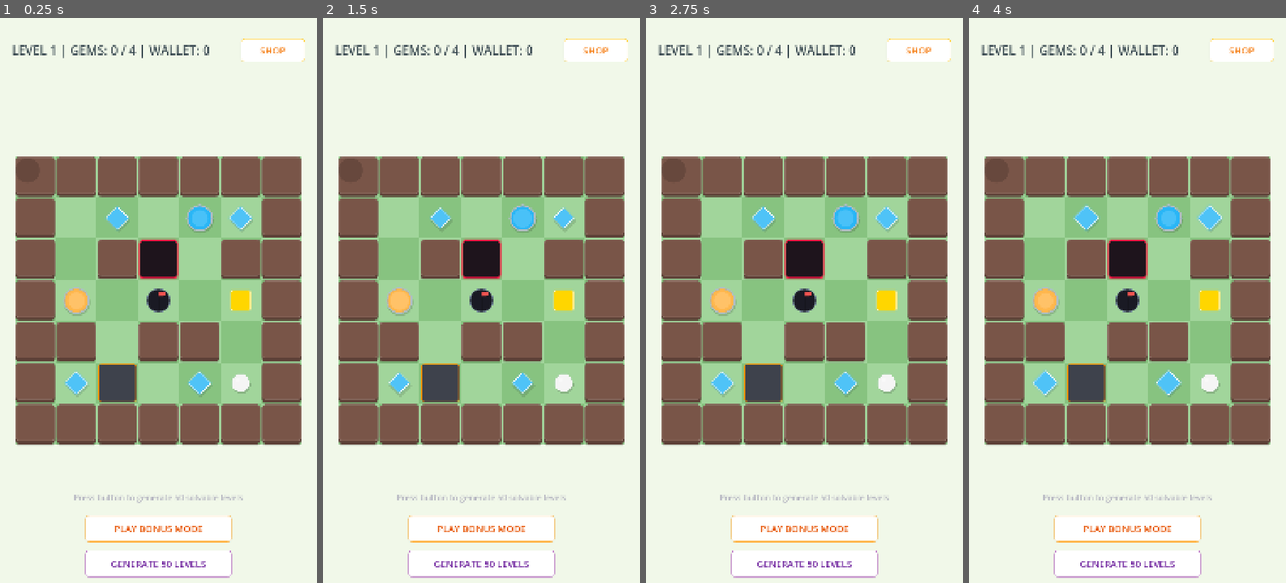
Above: before the commit, frames 1-4 (left to right).
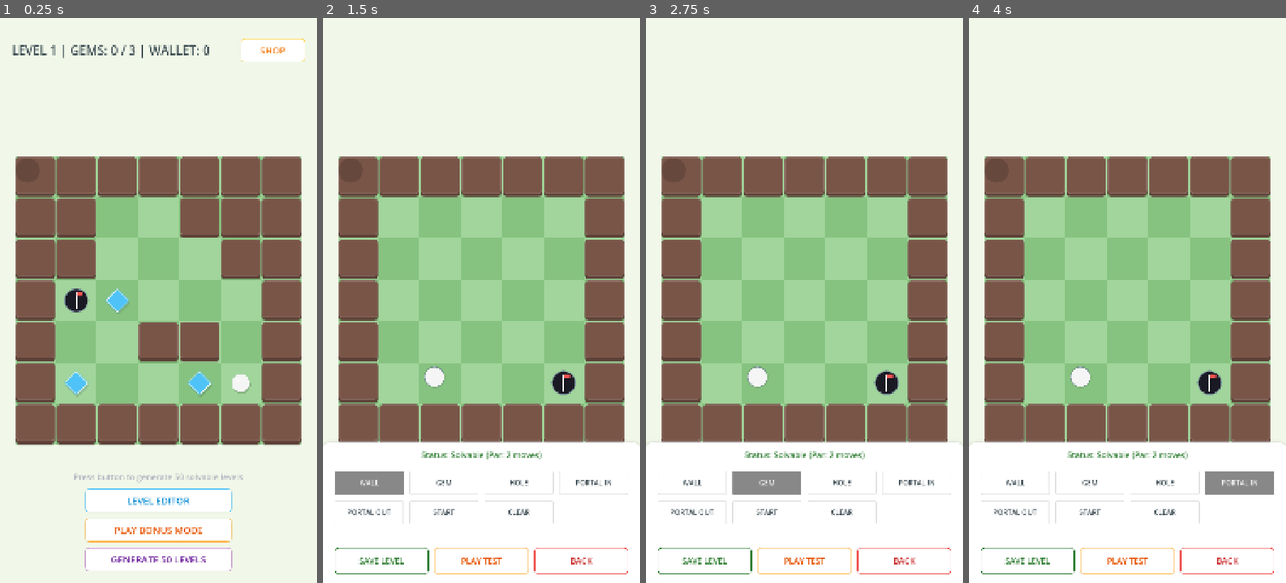
Above: after the commit, the same moments.

Repository: gkesebir/slidegolf
Game: Godot game, scene res://scenes/Main.tscn
Two runs of this game, one before a commit and one after it. Both use one fixed random seed, a clock stepped at 60 frames per second and the inputs below.
Inputs (mouse positions are in pixels of both pictures, inside the frame that each line leads up to):
- Up to frame 1 (0.25 s): no input
- Up to frame 2 (1.5 s): click (481, 498) at 0.5 s, where only the run after the commit has a clickable "LEVEL EDITOR"; click (370, 481) at 1.25 s, where only the run after the commit has a clickable "WALL"
- Up to frame 3 (2.75 s): click (766, 481) at 2 s, where only the run after the commit has a clickable "GEM"
- Up to frame 4 (4 s): click (1165, 481) at 2.75 s, where only the run after the commit has a clickable "HOLE"; click (1238, 481) at 3.5 s, where only the run after the commit has a clickable "PORTAL IN"

The runs differ from the first frame. In frame 1, 10% of the frame differs, in the area x 17-83%, y 4-100%; in frame 2, 13%; in frame 3, 13%; in frame 4, 13%, in the area x 3-97%, y 3-100%.

Commit message:
feat: implement visual in-game level editor

Diff:
--- /dev/null
+++ b/scenes/LevelEditor.tscn
@@ -0,0 +1,151 @@
+[gd_scene load_steps=3 format=3]
+
+[ext_resource type="Script" path="res://scripts/LevelEditor.gd" id="1_editor"]
+[ext_resource type="Script" path="res://scripts/GridManager.gd" id="2_grid"]
+
+[node name="LevelEditor" type="Control" node_paths=PackedStringArray("grid_manager", "status_label", "tool_buttons", "save_button", "play_test_button", "back_button")]
+layout_mode = 3
+anchors_preset = 15
+anchor_right = 1.0
+anchor_bottom = 1.0
+grow_horizontal = 2
+grow_vertical = 2
+script = ExtResource("1_editor")
+grid_manager = NodePath("GridManager")
+status_label = NodePath("UI/BottomBar/StatusLabel")
+tool_buttons = [NodePath("UI/BottomBar/PaletteContainer/WallButton"), NodePath("UI/BottomBar/PaletteContainer/GemButton"), NodePath("UI/BottomBar/PaletteContainer/HoleButton"), NodePath("UI/BottomBar/PaletteContainer/PortalInButton"), NodePath("UI/BottomBar/PaletteContainer/PortalOutButton"), NodePath("UI/BottomBar/PaletteContainer/StartButton"), NodePath("UI/BottomBar/PaletteContainer/GrassButton")]
+save_button = NodePath("UI/BottomBar/ActionsContainer/SaveButton")
+play_test_button = NodePath("UI/BottomBar/ActionsContainer/PlayTestButton")
+back_button = NodePath("UI/BottomBar/ActionsContainer/BackButton")
+
+[node name="Background" type="ColorRect" parent="."]
+layout_mode = 1
+anchors_preset = 15
+anchor_right = 1.0
+anchor_bottom = 1.0
+grow_horizontal = 2
+grow_vertical = 2
+color = Color(0.945098, 0.972549, 0.913725, 1)
+
+[node name="GridManager" type="Node2D" parent="."]
+script = ExtResource("2_grid")
+
+[node name="UI" type="CanvasLayer" parent="."]
+
+[node name="BottomBar" type="Panel" parent="UI"]
+anchors_preset = 12
+anchor_top = 1.0
+anchor_right = 1.0
+anchor_bottom = 1.0
+offset_top = -480.0
+grow_horizontal = 2
+grow_vertical = 0
+
+[node name="StatusLabel" type="Label" parent="UI/BottomBar"]
+layout_mode = 1
+anchors_preset = 10
+anchor_right = 1.0
+offset_top = 20.0
+offset_bottom = 70.0
+grow_horizontal = 2
+theme_override_font_sizes/font_size = 28
+text = "Status: Solvable (Par: 5 moves)"
+horizontal_alignment = 1
+vertical_alignment = 1
+
+[node name="PaletteContainer" type="GridContainer" parent="UI/BottomBar"]
+layout_mode = 1
+anchors_preset = 14
+anchor_top = 0.5
+anchor_right = 1.0
+anchor_bottom = 0.5
+offset_left = 40.0
+offset_top = -140.0
+offset_right = -40.0
+offset_bottom = 40.0
+grow_horizontal = 2
+grow_vertical = 2
+theme_override_constants/h_separation = 20
+theme_override_constants/v_separation = 20
+columns = 4
+
+[node name="WallButton" type="Button" parent="UI/BottomBar/PaletteContainer"]
+layout_mode = 2
+size_flags_horizontal = 3
+size_flags_vertical = 3
+theme_override_font_sizes/font_size = 24
+text = "WALL"
+
+[node name="GemButton" type="Button" parent="UI/BottomBar/PaletteContainer"]
+layout_mode = 2
+size_flags_horizontal = 3
+size_flags_vertical = 3
+theme_override_font_sizes/font_size = 24
+text = "GEM"
+
+[node name="HoleButton" type="Button" parent="UI/BottomBar/PaletteContainer"]
+layout_mode = 2
+size_flags_horizontal = 3
+size_flags_vertical = 3
+theme_override_font_sizes/font_size = 24
+text = "HOLE"
+
+[node name="PortalInButton" type="Button" parent="UI/BottomBar/PaletteContainer"]
+layout_mode = 2
+size_flags_horizontal = 3
+size_flags_vertical = 3
+theme_override_font_sizes/font_size = 24
+text = "PORTAL IN"
+
+[node name="PortalOutButton" type="Button" parent="UI/BottomBar/PaletteContainer"]
+layout_mode = 2
+size_flags_horizontal = 3
+size_flags_vertical = 3
+theme_override_font_sizes/font_size = 24
+text = "PORTAL OUT"
+
+[node name="StartButton" type="Button" parent="UI/BottomBar/PaletteContainer"]
+layout_mode = 2
+size_flags_horizontal = 3
+size_flags_vertical = 3
+theme_override_font_sizes/font_size = 24
+text = "START"
+
+[node name="GrassButton" type="Button" parent="UI/BottomBar/PaletteContainer"]
+layout_mode = 2
+size_flags_horizontal = 3
+size_flags_vertical = 3
+theme_override_font_sizes/font_size = 24
+text = "CLEAR"
+
+[node name="ActionsContainer" type="HBoxContainer" parent="UI/BottomBar"]
+layout_mode = 1
+anchors_preset = 12
+anchor_top = 1.0
+anchor_right = 1.0
+anchor_bottom = 1.0
+offset_left = 40.0
+offset_top = -120.0
+offset_right = -40.0
+offset_bottom = -30.0
+grow_horizontal = 2
+grow_vertical = 0
+theme_override_constants/separation = 20
+
+[node name="SaveButton" type="Button" parent="UI/BottomBar/ActionsContainer"]
+layout_mode = 2
+size_flags_horizontal = 3
+theme_override_font_sizes/font_size = 28
+text = "SAVE LEVEL"
+
+[node name="PlayTestButton" type="Button" parent="UI/BottomBar/ActionsContainer"]
+layout_mode = 2
+size_flags_horizontal = 3
+theme_override_font_sizes/font_size = 28
+text = "PLAY TEST"
+
+[node name="BackButton" type="Button" parent="UI/BottomBar/ActionsContainer"]
+layout_mode = 2
+size_flags_horizontal = 3
+theme_override_font_sizes/font_size = 28
+text = "BACK"
--- a/scenes/Main.tscn
+++ b/scenes/Main.tscn
@@ -17,7 +17,7 @@
 [node name="Ball" type="Node2D" parent="."]
 script = ExtResource("3_ball")
 
-[node name="GameManager" type="Node" parent="." node_paths=P …(103 unchanged characters)… atus_label", "generate_levels_button", "timer_label", "play_bonus_mode_button",  …(91 unchanged characters)…
+[node name="GameManager" type="Node" parent="." node_paths=P …(103 unchanged characters)… atus_label", "generate_levels_button", "editor_button", "timer_label", "play_bonus_mode_button",  …(91 unchanged characters)…
 script = ExtResource("1_gm")
 grid_manager = NodePath("../GridManager")
 ball = NodePath("../Ball")
@@ -26,6 +26,7 @@
 restart_button = NodePath("../UI/VictoryScreen/Panel/RestartButton")
 debug_status_label = NodePath("../UI/DebugPanel/DebugStatusLabel")
 generate_levels_button = NodePath("../UI/DebugPanel/GenerateButton")
+editor_button = NodePath("../UI/DebugPanel/EditorButton")
 timer_label = NodePath("../UI/TopBar/TimerLabel")
 play_bonus_mode_button = NodePath("../UI/DebugPanel/PlayBonusButton")
 shop_button = NodePath("../UI/TopBar/ShopButton")
@@ -487,9 +488,9 @@
 anchor_right = 0.5
 anchor_bottom = 1.0
 offset_left = -450.0
-offset_top = -320.0
+offset_top = -380.0
 offset_right = 450.0
-offset_bottom = -260.0
+offset_bottom = -340.0
 grow_horizontal = 2
 grow_vertical = 0
 theme_override_colors/font_color = Color(0.7, 0.7, 0.75, 1)
@@ -498,6 +499,22 @@
 horizontal_alignment = 1
 vertical_alignment = 1
 
+[node name="EditorButton" type="Button" parent="UI/DebugPanel"]
+layout_mode = 1
+anchors_preset = 7
+anchor_left = 0.5
+anchor_top = 1.0
+anchor_right = 0.5
+anchor_bottom = 1.0
+offset_left = -250.0
+offset_top = -320.0
+offset_right = 250.0
+offset_bottom = -240.0
+grow_horizontal = 2
+grow_vertical = 0
+theme_override_font_sizes/font_size = 32
+text = "LEVEL EDITOR"
+
 [node name="PlayBonusButton" type="Button" parent="UI/DebugPanel"]
 layout_mode = 1
 anchors_preset = 7
@@ -506,7 +523,7 @@
 anchor_right = 0.5
 anchor_bottom = 1.0
 offset_left = -250.0
-offset_top = -230.0
+offset_top = -220.0
 offset_right = 250.0
 offset_bottom = -140.0
 grow_horizontal = 2
@@ -522,9 +539,9 @@
 anchor_right = 0.5
 anchor_bottom = 1.0
 offset_left = -250.0
-offset_top = -110.0
+offset_top = -120.0
 offset_right = 250.0
-offset_bottom = -20.0
+offset_bottom = -40.0
 grow_horizontal = 2
 grow_vertical = 0
 theme_override_font_sizes/font_size = 32
--- a/scripts/GameManager.gd
+++ b/scripts/GameManager.gd
@@ -14,6 +14,7 @@
 # Debug UI Nodes
 @export var debug_status_label: Label
 @export var generate_levels_button: Button
+@export var editor_button: Button
 
 # Phase 3 UI Nodes
 @export var timer_label: Label
@@ -62,6 +63,9 @@
 	if generate_levels_button:
 		generate_levels_button.pressed.connect(_on_generate_levels_pressed)
 
+	if editor_button:
+		editor_button.pressed.connect(_on_editor_button_pressed)
+
 	if play_bonus_mode_button:
 		play_bonus_mode_button.pressed.connect(_on_play_bonus_mode_pressed)
 
@@ -113,6 +117,12 @@
 	if shop_screen:
 		shop_screen.hide()
 
+	if not SaveManager.playtest_level_data.is_empty():
+		var level_data = SaveManager.playtest_level_data.duplicate()
+		SaveManager.playtest_level_data.clear()
+		load_level_from_dict(level_data)
+		return
+
 	var level1_path = "res://levels/level_1.json"
 	if FileAccess.file_exists(level1_path):
 		load_level_from_json(level1_path)
@@ -170,6 +180,27 @@
 		victory_screen.hide()
 
 	return true
+
+func load_level_from_dict(level_data: Dictionary):
+	current_level_path = ""
+	level_cleared = false
+	current_level_index = -1
+
+	grid_manager.grid = level_data["grid"]
+	grid_manager.grid_width = level_data["grid_size"][0]
+	grid_manager.grid_height = level_data["grid_size"][1]
+
+	grid_manager.reset_grid()
+
+	total_diamonds = count_diamonds_in_grid()
+	diamonds_collected = 0
+	update_ui()
+
+	var start_arr = level_data["player_start"]
+	ball.initialize(Vector2i(start_arr[0], start_arr[1]), grid_manager, self)
+
+	if victory_screen:
+		victory_screen.hide()
 
 func start_bonus_mode():
 	is_bonus_mode = true
@@ -420,6 +451,9 @@
 func _on_generate_levels_pressed():
 	generate_and_save_50_levels()
 
+func _on_editor_button_pressed():
+	get_tree().change_scene_to_file("res://scenes/LevelEditor.tscn")
+
 func generate_and_save_50_levels():
 	if generate_levels_button:
 		generate_levels_button.disabled = true
@@ -570,6 +604,38 @@
 		generate_levels_button.add_theme_color_override("font_hover_color", Color("4a148c"))
 		generate_levels_button.add_theme_color_override("font_pressed_color", Color("4a148c"))
 
+	# 3b. Editor Button
+	if editor_button:
+		var btn_normal = StyleBoxFlat.new()
+		btn_normal.bg_color = Color("ffffff")
+		btn_normal.border_color = Color("4fc3f7") # Pastel Light Blue
+		btn_normal.border_width_left = 2
+		btn_normal.border_width_right = 2
+		btn_normal.border_width_top = 2
+		btn_normal.border_width_bottom = 2
+		btn_normal.corner_radius_top_left = 12
+		btn_normal.corner_radius_top_right = 12
+		btn_normal.corner_radius_bottom_left = 12
+		btn_normal.corner_radius_bottom_right = 12
+		btn_normal.shadow_color = Color(0, 0, 0, 0.05)
+		btn_normal.shadow_size = 2
+
+		var btn_hover = btn_normal.duplicate()
+		btn_hover.bg_color = Color("e1f5fe")
+		btn_hover.shadow_size = 4
+
+		var btn_pressed = btn_normal.duplicate()
+		btn_pressed.bg_color = Color("b3e5fc")
+		btn_pressed.shadow_size = 1
+
+		editor_button.add_theme_stylebox_override("normal", btn_normal)
+		editor_button.add_theme_stylebox_override("hover", btn_hover)
+		editor_button.add_theme_stylebox_override("pressed", btn_pressed)
+
+		editor_button.add_theme_color_override("font_color", Color("0288d1"))
+		editor_button.add_theme_color_override("font_hover_color", Color("01579b"))
+		editor_button.add_theme_color_override("font_pressed_color", Color("01579b"))
+
 	# 4. Play Bonus Mode Button
 	if play_bonus_mode_button:
 		var btn_normal = StyleBoxFlat.new()
--- a/scripts/GridManager.gd
+++ b/scripts/GridManager.gd
@@ -559,15 +559,4 @@
 	button_visuals.clear()
 	is_gate_open = false
 
-	# Reset level layout to default
-	grid = [
-		[1, 1, 1, 1, 1, 1, 1],
-		[1, 0, 2, 0, 4, 2, 1],
-		[1, 0, 1, 7, 0, 1, 1],
-		[1, 5, 0, 3, 0, 6, 1],
-		[1, 1, 0, 1, 1, 0, 1],
-		[1, 2, 8, 0, 2, 0, 1],
-		[1, 1, 1, 1, 1, 1, 1]
-	]
-
 	setup_grid()
--- /dev/null
+++ b/scripts/LevelEditor.gd
@@ -0,0 +1,347 @@
+extends Control
+
+@export var grid_manager: GridManager
+@export var status_label: Label
+@export var tool_buttons: Array[Button] # Buttons in palette: Wall, Gem, Hole, PortalIn, PortalOut, BallStart, Grass
+@export var save_button: Button
+@export var play_test_button: Button
+@export var back_button: Button
+
+var grid_width = 7
+var grid_height = 7
+var player_start = Vector2i(1, 1)
+var active_tool = 1 # Default: Wall
+
+var start_marker: Panel
+
+func _ready():
+	if not grid_manager:
+		grid_manager = $GridManager
+
+	# Initialize default grid (borders are walls, inner empty)
+	var default_grid = []
+	for y in range(grid_height):
+		var row = []
+		for x in range(grid_width):
+			if x == 0 or x == grid_width - 1 or y == 0 or y == grid_height - 1:
+				row.append(1) # Wall border
+			else:
+				row.append(0) # Empty
+		default_grid.append(row)
+
+	# Place initial hole
+	default_grid[5][5] = 3
+
+	grid_manager.grid = default_grid
+	grid_manager.grid_width = grid_width
+	grid_manager.grid_height = grid_height
+	grid_manager.reset_grid()
+
+	# Connect palette buttons
+	# Array indices mapping:
+	# 0 = Wall, 1 = Gem, 2 = Hole, 3 = PortalIn, 4 = PortalOut, 5 = BallStart, 6 = Grass
+	if tool_buttons.size() >= 7:
+		tool_buttons[0].pressed.connect(func(): _select_tool(1)) # Wall
+		tool_buttons[1].pressed.connect(func(): _select_tool(2)) # Gem
+		tool_buttons[2].pressed.connect(func(): _select_tool(3)) # Hole
+		tool_buttons[3].pressed.connect(func(): _select_tool(4)) # PortalIn
+		tool_buttons[4].pressed.connect(func(): _select_tool(5)) # PortalOut
+		tool_buttons[5].pressed.connect(func(): _select_tool(100)) # BallStart
+		tool_buttons[6].pressed.connect(func(): _select_tool(0)) # Grass/Clear
+
+	if save_button:
+		save_button.pressed.connect(_on_save_pressed)
+	if play_test_button:
+		play_test_button.pressed.connect(_on_play_test_pressed)
+	if back_button:
+		back_button.pressed.connect(_on_back_pressed)
+
+	_select_tool(1) # Select Wall by default
+	update_start_marker()
+	style_editor_ui()
+	validate_and_update_status()
+
+func _input(event):
+	if event is InputEventMouseButton or event is InputEventMouseMotion:
+		# Check if left button is pressed
+		var is_pressed = false
+		if event is InputEventMouseButton:
+			if event.button_index == MOUSE_BUTTON_LEFT:
+				is_pressed = event.pressed
+		elif event is InputEventMouseMotion:
+			is_pressed = (event.button_mask & MOUSE_BUTTON_MASK_LEFT) != 0
+
+		if is_pressed:
+			var local_pos = grid_manager.get_local_mouse_position()
+			var gx = floor(local_pos.x / grid_manager.cell_size)
+			var gy = floor(local_pos.y / grid_manager.cell_size)
+			var grid_pos = Vector2i(gx, gy)
+
+			# Paint if inside grid and not on the wall boundaries
+			if gx > 0 and gx < grid_width - 1 and gy > 0 and gy < grid_height - 1:
+				_paint_cell(grid_pos)
+
+func _paint_cell(grid_pos: Vector2i):
+	var current_grid = grid_manager.grid
+
+	if active_tool == 100:
+		# Change player start position (ensure cell itself is empty type 0)
+		if current_grid[grid_pos.y][grid_pos.x] == 3:
+			return # Cannot spawn player inside the target hole
+		player_start = grid_pos
+		if current_grid[grid_pos.y][grid_pos.x] != 4 and current_grid[grid_pos.y][grid_pos.x] != 5:
+			current_grid[grid_pos.y][grid_pos.x] = 0
+	elif active_tool == 3:
+		# Placing Hole: remove existing hole
+		for y in range(grid_height):
+			for x in range(grid_width):
+				if current_grid[y][x] == 3:
+					current_grid[y][x] = 0
+		current_grid[grid_pos.y][grid_pos.x] = 3
+	elif active_tool == 4:
+		# Placing PortalIn: remove existing PortalIn
+		for y in range(grid_height):
+			for x in range(grid_width):
+				if current_grid[y][x] == 4:
+					current_grid[y][x] = 0
+		current_grid[grid_pos.y][grid_pos.x] = 4
+	elif active_tool == 5:
+		# Placing PortalOut: remove existing PortalOut
+		for y in range(grid_height):
+			for x in range(grid_width):
+				if current_grid[y][x] == 5:
+					current_grid[y][x] = 0
+		current_grid[grid_pos.y][grid_pos.x] = 5
+	else:
+		# Standard type painting (Wall, Gem, Grass)
+		# Enforce player spawn position shouldn't be covered by walls
+		if active_tool == 1 and grid_pos == player_start:
+			return
+		current_grid[grid_pos.y][grid_pos.x] = active_tool
+
+	grid_manager.grid = current_grid
+	grid_manager.reset_grid()
+	update_start_marker()
+	validate_and_update_status()
+
+func _select_tool(tool_id: int):
+	active_tool = tool_id
+
+	# Highlight selected tool button
+	# Mapping tool_id to palette index:
+	# 1->0, 2->1, 3->2, 4->3, 5->4, 100->5, 0->6
+	var active_index = -1
+	match tool_id:
+		1: active_index = 0
+		2: active_index = 1
+		3: active_index = 2
+		4: active_index = 3
+		5: active_index = 4
+		100: active_index = 5
+		0: active_index = 6
+
+	for i in range(tool_buttons.size()):
+		var btn = tool_buttons[i]
+		if not btn:
+			continue
+
+		var style = btn.get_theme_stylebox("normal").duplicate()
+		if i == active_index:
+			# Highlight active
+			style.bg_color = Color("e8f5e9")
+			style.border_color = Color("2e7d32") # Dark green border
+			style.border_width_left = 3
+			style.border_width_right = 3
+			style.border_width_top = 3
+			style.border_width_bottom = 3
+			btn.add_theme_color_override("font_color", Color("2e7d32"))
+		else:
+			style.bg_color = Color("ffffff")
+			style.border_color = Color("e0e0e0")
+			style.border_width_left = 2
+			style.border_width_right = 2
+			style.border_width_top = 2
+			style.border_width_bottom = 2
+			btn.add_theme_color_override("font_color", Color("37474f"))
+		btn.add_theme_stylebox_override("normal", style)
+
+func update_start_marker():
+	if not start_marker:
+		start_marker = Panel.new()
+		start_marker.size = Vector2(grid_manager.cell_size * 0.5, grid_manager.cell_size * 0.5)
+		start_marker.pivot_offset = start_marker.size / 2.0
+		var style = StyleBoxFlat.new()
+		style.bg_color = Color("f5f5f5") # Cream white
+		style.border_color = Color("78909c") # Slate border
+		style.border_width_left = 2
+		style.border_width_right = 2
+		style.border_width_top = 2
+		style.border_width_bottom = 2
+		style.corner_radius_top_left = start_marker.size.x / 2.0
+		style.corner_radius_top_right = start_marker.size.x / 2.0
+		style.corner_radius_bottom_left = start_marker.size.x / 2.0
+		style.corner_radius_bottom_right = start_marker.size.x / 2.0
+		style.shadow_color = Color(0, 0, 0, 0.15)
+		style.shadow_size = 3
+		start_marker.add_theme_stylebox_override("panel", style)
+
+		# Specular dot
+		var dot = ColorRect.new()
+		dot.size = Vector2(4, 4)
+		dot.position = Vector2(4, 4)
+		dot.color = Color(1, 1, 1, 0.6)
+		start_marker.add_child(dot)
+
+		grid_manager.add_child(start_marker)
+
+	var cell_pos = grid_manager.get_cell_world_position(player_start)
+	start_marker.position = cell_pos + Vector2(grid_manager.cell_size * 0.25, grid_manager.cell_size * 0.25)
+
+func get_level_dictionary() -> Dictionary:
+	var current_grid = grid_manager.grid
+	var walls_json = []
+	var gems_json = []
+	var hole = Vector2i(-1, -1)
+	var portal_in = Vector2i(-1, -1)
+	var portal_out = Vector2i(-1, -1)
+
+	for y in range(grid_height):
+		for x in range(grid_width):
+			var type = current_grid[y][x]
+			if type == 1:
+				# Skip outer walls to keep file size compact, only store inner walls
+				if x > 0 and x < grid_width - 1 and y > 0 and y < grid_height - 1:
+					walls_json.append([x, y])
+			elif type == 2:
+				gems_json.append([x, y])
+			elif type == 3:
+				hole = Vector2i(x, y)
+			elif type == 4:
+				portal_in = Vector2i(x, y)
+			elif type == 5:
+				portal_out = Vector2i(x, y)
+
+	var level_data = {
+		"grid_size": [grid_width, grid_height],
+		"player_start": [player_start.x, player_start.y],
+		"objects": {
+			"walls": walls_json,
+			"gems": gems_json,
+			"hole": [hole.x, hole.y]
+		},
+		"grid": current_grid,
+		"min_moves": -1
+	}
+
+	if portal_in != Vector2i(-1, -1) and portal_out != Vector2i(-1, -1):
+		level_data["objects"]["portal_in"] = [portal_in.x, portal_in.y]
+		level_data["objects"]["portal_out"] = [portal_out.x, portal_out.y]
+
+	return level_data
+
+func validate_and_update_status():
+	if not status_label:
+		return
+
+	var level_data = get_level_dictionary()
+	var moves = LevelSolver.solve_level(level_data)
+
+	if moves > 0:
+		status_label.text = "Status: Solvable (Par: %d moves)" % moves
+		status_label.add_theme_color_override("font_color", Color("2e7d32")) # Pastel Green
+	else:
+		status_label.text = "Status: Unsolvable"
+		status_label.add_theme_color_override("font_color", Color("ef5350")) # Pastel Red
+
+func _on_save_pressed():
+	var level_data = get_level_dictionary()
+	var moves = LevelSolver.solve_level(level_data)
+	level_data["min_moves"] = moves
+
+	var path = "res://custom_levels.json"
+	var custom_levels = []
+
+	# Load existing custom levels
+	if FileAccess.file_exists(path):
+		var file = FileAccess.open(path, FileAccess.READ)
+		if file:
+			var json_str = file.get_as_text()
+			file.close()
+			var json = JSON.new()
+			if json.parse(json_str) == OK:
+				var data = json.get_data()
+				if data is Array:
+					custom_levels = data
+
+	# Append new custom level
+	custom_levels.append(level_data)
+
+	var file = FileAccess.open(path, FileAccess.WRITE)
+	if file:
+		var json_str = JSON.stringify(custom_levels, "\t")
+		file.store_string(json_str)
+		file.close()
+
+		if status_label:
+			status_label.text = "Level Saved to res://custom_levels.json successfully!"
+			status_label.add_theme_color_override("font_color", Color("2e7d32"))
+	else:
+		printerr("Failed to save custom level.")
+
+func _on_play_test_pressed():
+	var level_data = get_level_dictionary()
+	var save_mgr = get_node_or_null("/root/SaveManager")
+	if save_mgr:
+		save_mgr.playtest_level_data = level_data
+	get_tree().change_scene_to_file("res://scenes/Main.tscn")
+
+func _on_back_pressed():
+	get_tree().change_scene_to_file("res://scenes/Main.tscn")
+
+func style_editor_ui():
+	# Style Action Buttons
+	var actions = [
+		{"btn": save_button, "border": "2e7d32", "text": "2e7d32", "hover": "f1f8e9"},
+		{"btn": play_test_button, "border": "ffb74d", "text": "e65100", "hover": "fff3e0"},
+		{"btn": back_button, "border": "ef5350", "text": "c62828", "hover": "ffebee"}
+	]
+
+	for action in actions:
+		var btn = action["btn"]
+		if not btn:
+			continue
+
+		var style = StyleBoxFlat.new()
+		style.bg_color = Color("ffffff")
+		style.border_color = Color(action["border"])
+		style.border_width_left = 2
+		style.border_width_right = 2
+		style.border_width_top = 2
+		style.border_width_bottom = 2
+		style.corner_radius_top_left = 12
+		style.corner_radius_top_right = 12
+		style.corner_radius_bottom_left = 12
+		style.corner_radius_bottom_right = 12
+		style.shadow_color = Color(0, 0, 0, 0.05)
+		style.shadow_size = 2
+
+		var hover = style.duplicate()
+		hover.bg_color = Color(action["hover"])
+		hover.shadow_size = 4
+
+		btn.add_theme_stylebox_override("normal", style)
+		btn.add_theme_stylebox_override("hover", hover)
+		btn.add_theme_color_override("font_color", Color(action["text"]))
+
+	# Style BottomBar panel
+	var bar = get_node_or_null("UI/BottomBar")
+	if bar:
+		var bar_style = StyleBoxFlat.new()
+		bar_style.bg_color = Color("ffffff") # Clean white
+		bar_style.border_color = Color("e0e0e0")
+		bar_style.border_width_top = 3
+		bar_style.corner_radius_top_left = 24
+		bar_style.corner_radius_top_right = 24
+		bar_style.shadow_color = Color(0, 0, 0, 0.05)
+		bar_style.shadow_size = 8
+		bar.add_theme_stylebox_override("panel", bar_style)
--- a/scripts/SaveManager.gd
+++ b/scripts/SaveManager.gd
@@ -6,6 +6,7 @@
 var gems_wallet: int = 0
 var unlocked_balls: Array = ["standard"]
 var equipped_ball: String = "standard"
+var playtest_level_data: Dictionary = {}
 
 func _ready():
 	load_game()
Not shown, added: scripts/LevelEditor.gd.uid
